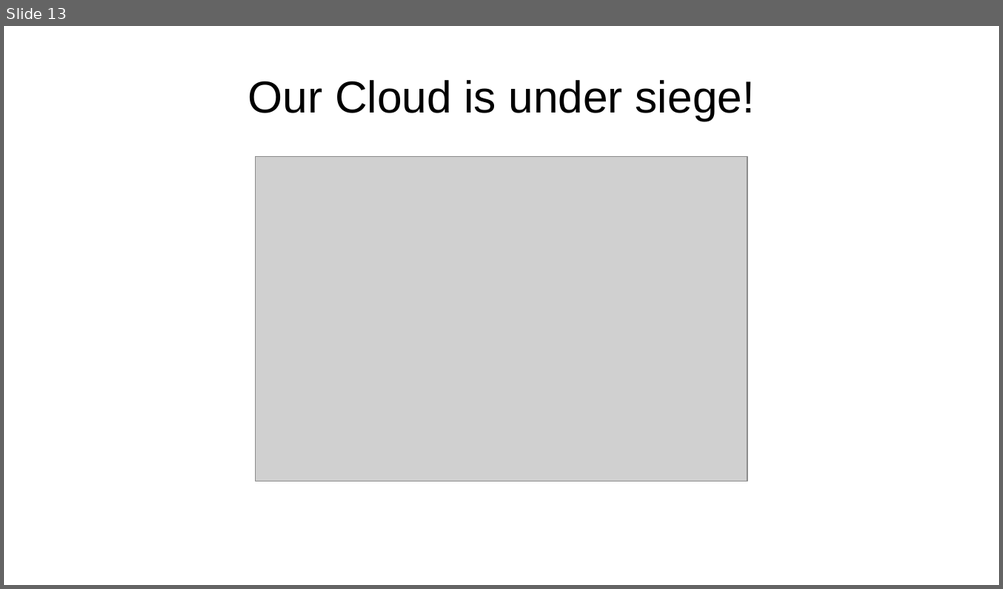
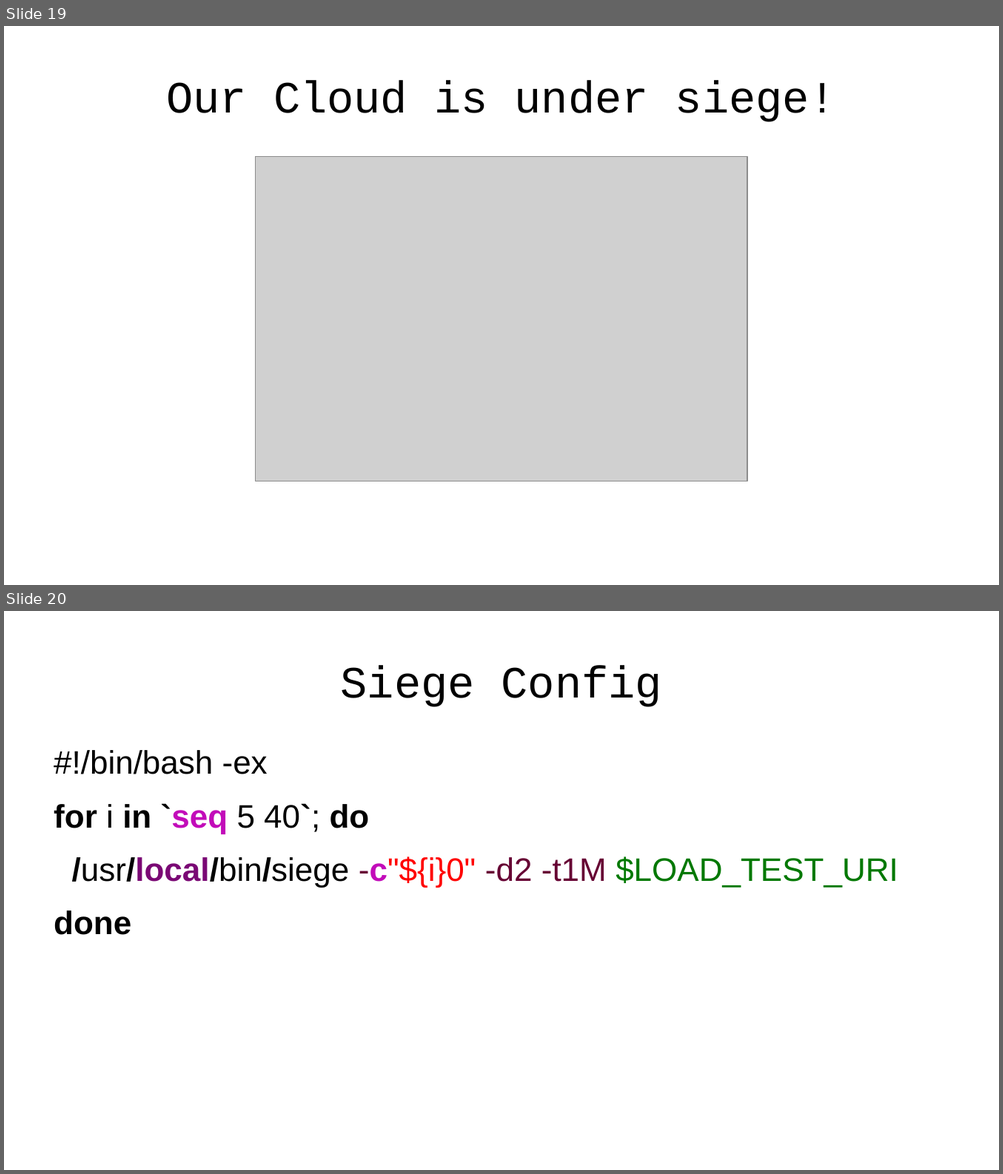
Before and after one commit to emgiezet/meetphp-8, a slide deck: presentation/presentation.odp. Shown one above the other, each under a label of ours: slide 13 before the commit, slides 19 and 20 after it. The pictures are 1003x589 and 1003x1174 pixels, drawn with LibreOffice and Linux fonts; fonts in the diff are those of the drawing; grey boxes stand for pictures; background and template pictures are left out. Boxes give left, top, right and bottom in pixels: in the first picture for what was removed or moved away, otherwise in the second. Text is boxed around its words. In the diff, an @@ line names an element or a change of style, - is before the commit and + after.

```diff
--- a/presentation/presentation.odp
+++ b/presentation/presentation.odp
@@ slide 20 added at <box>4,611,999,1170</box>, background picture (left out) @@
@@ title added at <box>341,665,662,707</box>, 35.7 pt, text #000000 @@
+Siege Config
@@ text added at <box>54,750,898,935</box>, 26 pt, text #000000 @@
+#!/bin/bash -ex
+for i in `seq 5 40`; do
+/usr/local/bin/siege -c"${i}0" -d2 -t1M $LOAD_TEST_URI
+done
@@ what was slide 13 is now slide 19 @@
@@ slide 19 changed as well @@
@@ title "Our Cloud is under siege!" at <box>166,80,836,122</box>: font Arial to Courier New @@
```
Also in this commit, not shown: 11 other slides changed, 7 other slides added, 1 slide removed, 6 other files.
